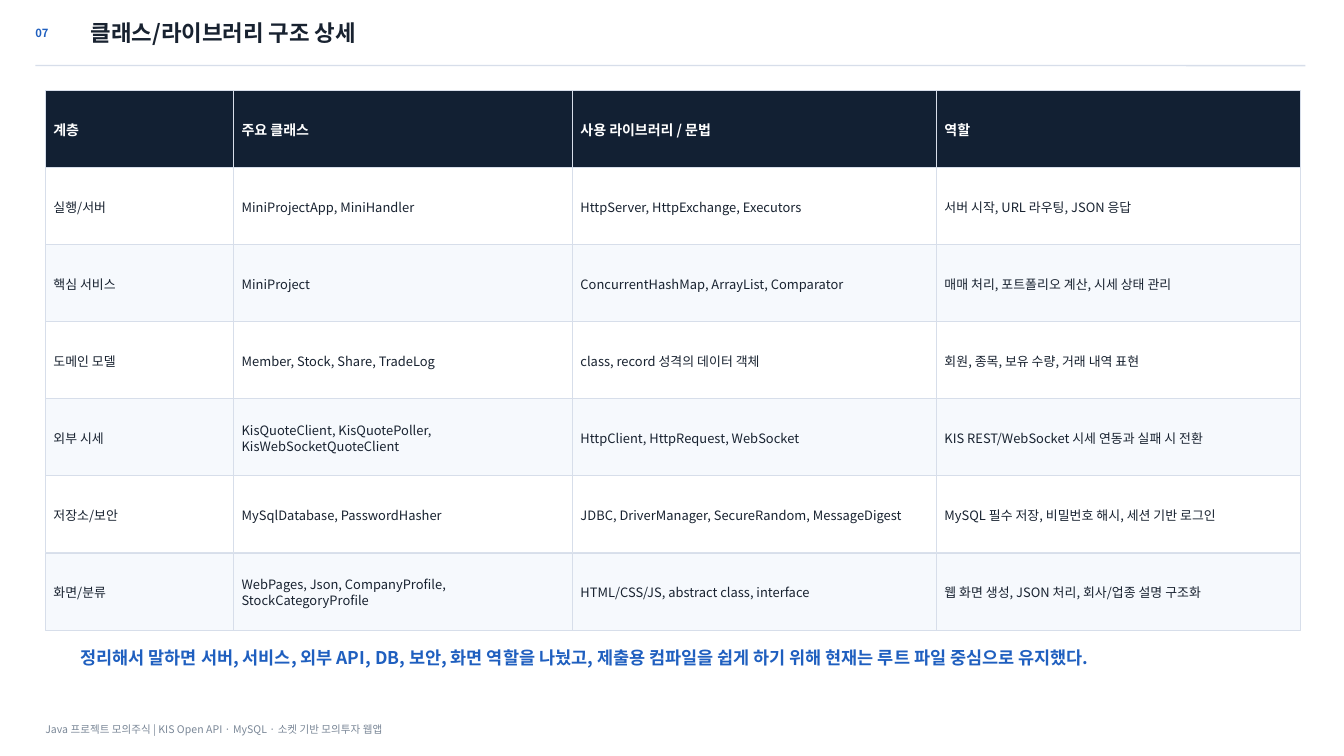
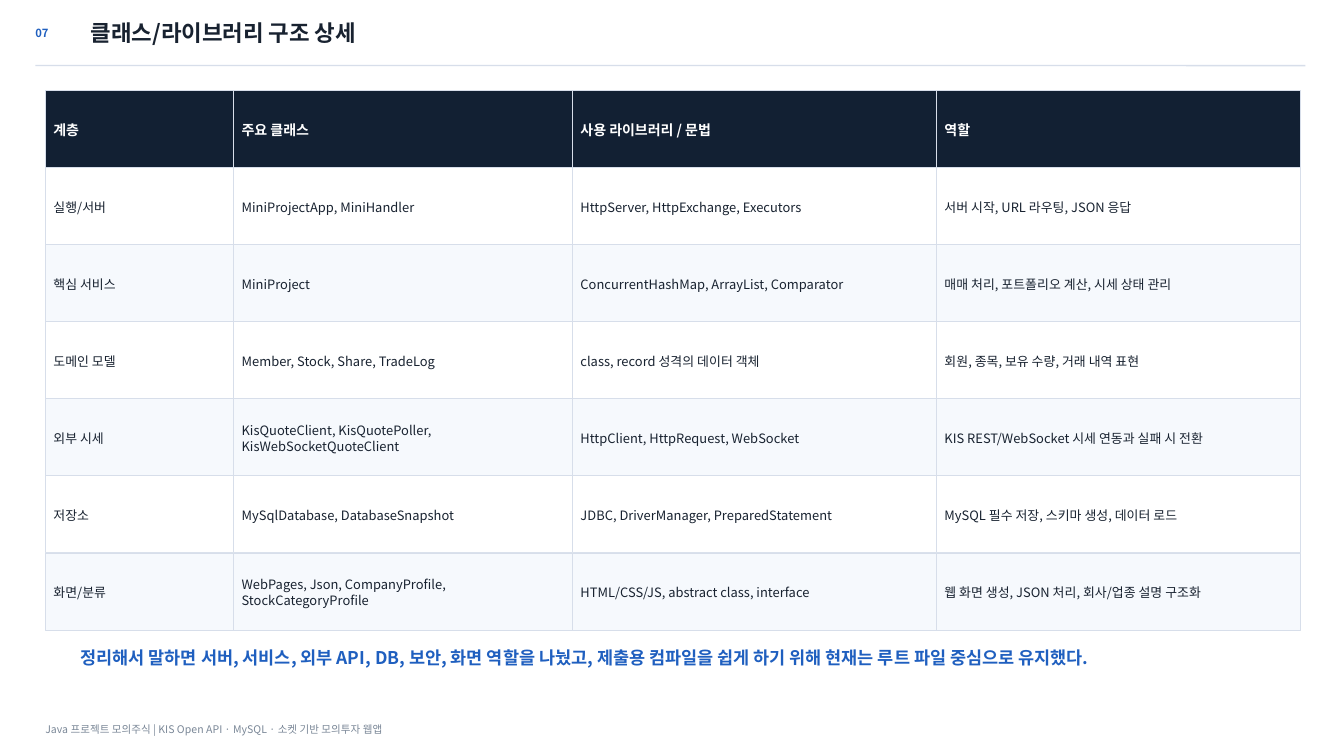
Before and after one commit to osangmin51-spec/javaproject, a slide deck: slide 7 of deliverables/Java_모의주식투자_발표자료_최종정합본.pptx. Drawn at 1344x756 pixels with LibreOffice and Linux fonts; fonts in the diff are those of the drawing. Boxes give left, top, right and bottom in pixels: in the first picture for what was removed or moved away, otherwise in the second. Text is boxed around its words. In the diff, an @@ line names an element or a change of style, - is before the commit and + after.

```diff
--- a/deliverables/Java_모의주식투자_발표자료_최종정합본.pptx
+++ b/deliverables/Java_모의주식투자_발표자료_최종정합본.pptx
@@ text at [53, 509, 89, 521]: text changed @@
-저장소/보안
+저장소
@@ text at [242, 509, 454, 523]: text changed @@
-MySqlDatabase, PasswordHasher
+MySqlDatabase, DatabaseSnapshot
@@ text at [580, 509, 832, 524]: text changed @@
-JDBC, DriverManager, SecureRandom, MessageDigest
+JDBC, DriverManager, PreparedStatement
@@ text at [944, 509, 1177, 523]: text changed @@
-MySQL 필수 저장, 비밀번호 해시, 세션 기반 로그인
+MySQL 필수 저장, 스키마 생성, 데이터 로드
```
Also in this commit, not shown: 8 other slides changed, 10 other files.
